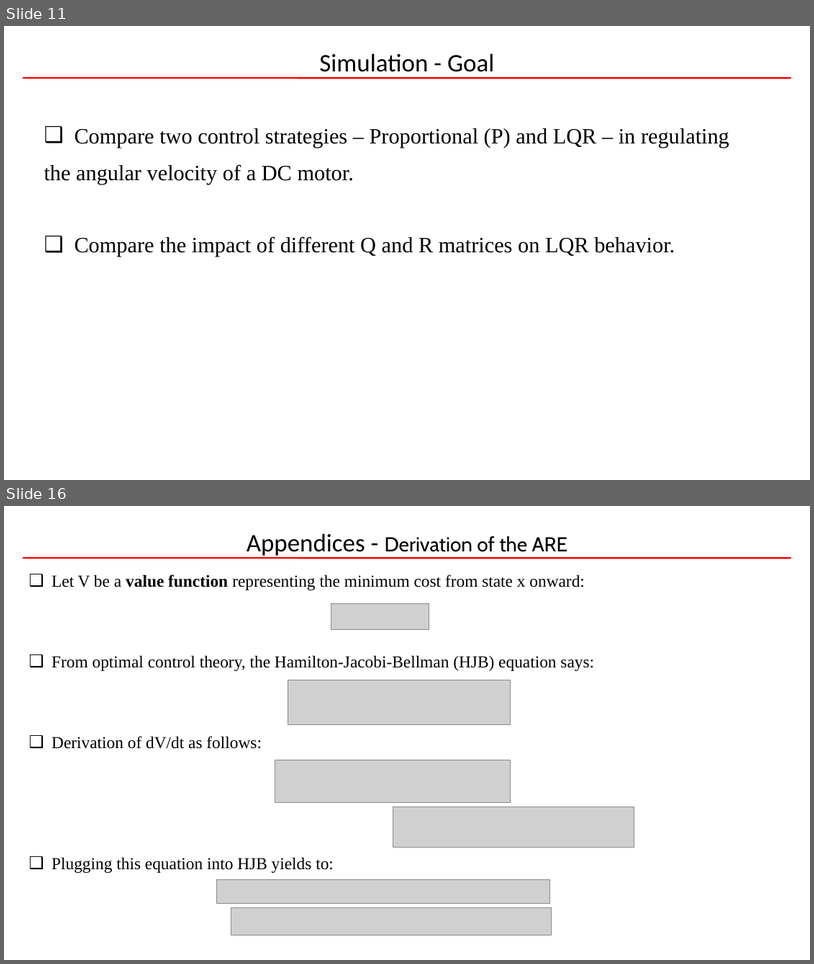
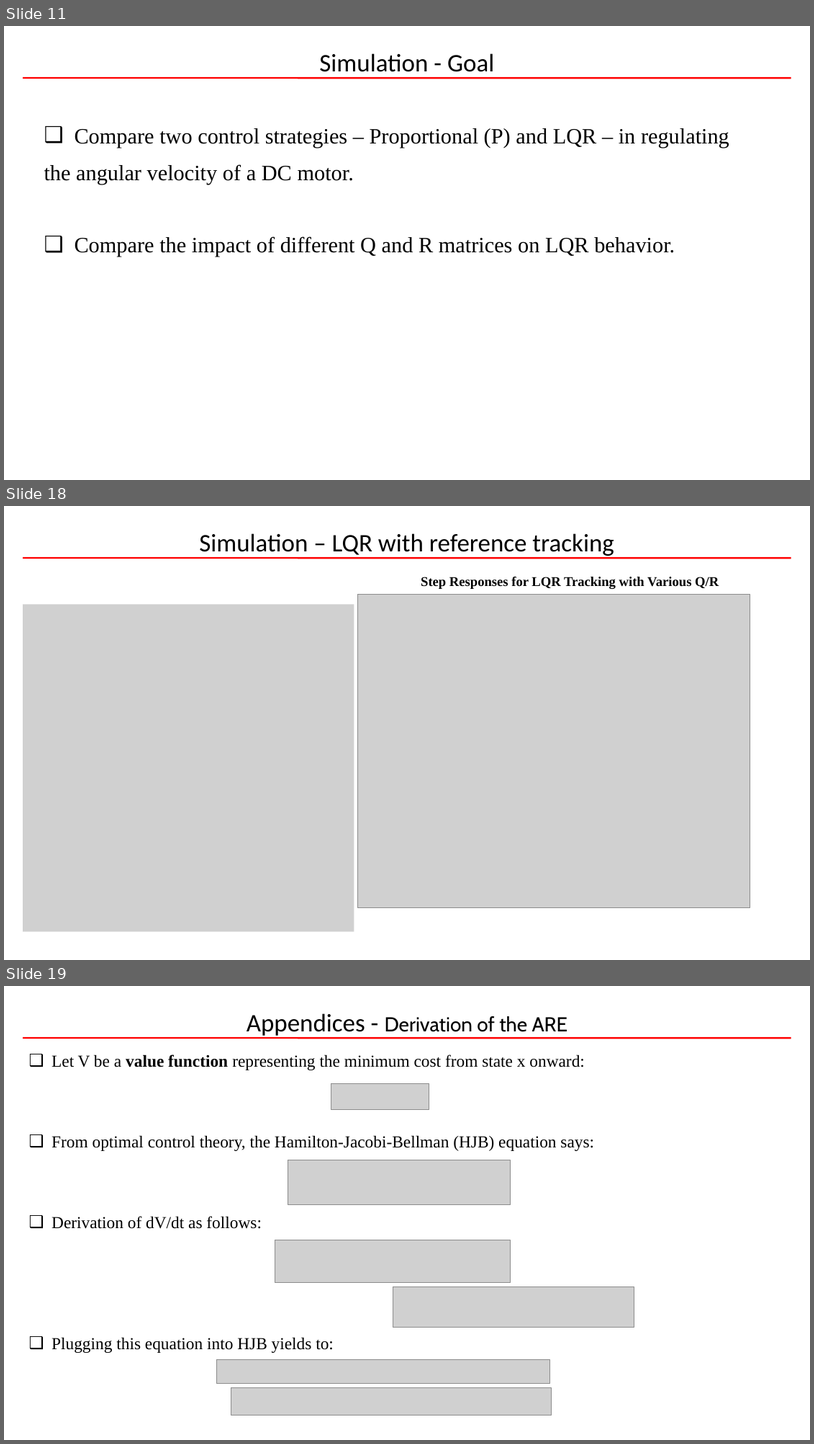
Before and after one commit to reenor/UOU-WA1194-Linear-System-Control, a slide deck: Exercises/20245360_CHUNG_QUANG_KHANH_Term_Project/20245360_CHUNG_QUANG_KHANH_Optimal_Control.pptx. Shown one above the other, each under a label of ours: slides 11 and 16 before the commit, slides 11, 18 and 19 after it; the slides between them are not shown. The pictures are 814x964 and 814x1444 pixels, drawn with LibreOffice and Linux fonts; fonts in the diff are those of the drawing; grey boxes stand for pictures; background and template pictures are left out. Boxes give left, top, right and bottom in pixels: in the first picture for what was removed or moved away, otherwise in the second. Text is boxed around its words. In the diff, an @@ line names an element or a change of style, - is before the commit and + after.

```diff
--- a/Exercises/20245360_CHUNG_QUANG_KHANH_Term_Project/20245360_CHUNG_QUANG_KHANH_Optimal_Control.pptx
+++ b/Exercises/20245360_CHUNG_QUANG_KHANH_Term_Project/20245360_CHUNG_QUANG_KHANH_Optimal_Control.pptx
@@ slide 18 added at <box>4,506,810,960</box>, background picture (left out); not listed: 2 template elements that a slide beside it also shows @@
@@ title added at <box>199,533,614,558</box>, 30 pt, text #000000 @@
+Simulation – LQR with reference tracking
@@ text added at <box>421,577,719,589</box>, 16 pt, text #000000, bold @@
+Step Responses for LQR Tracking with Various Q/R
@@ picture added at <box>23,604,354,932</box> @@
@@ picture added at <box>358,595,750,907</box> @@
@@ what was slide 16 is now slide 19 @@
```
Also in this commit, not shown: 3 slides changed, 3 other slides added, 1 slide removed, 1 other file.
